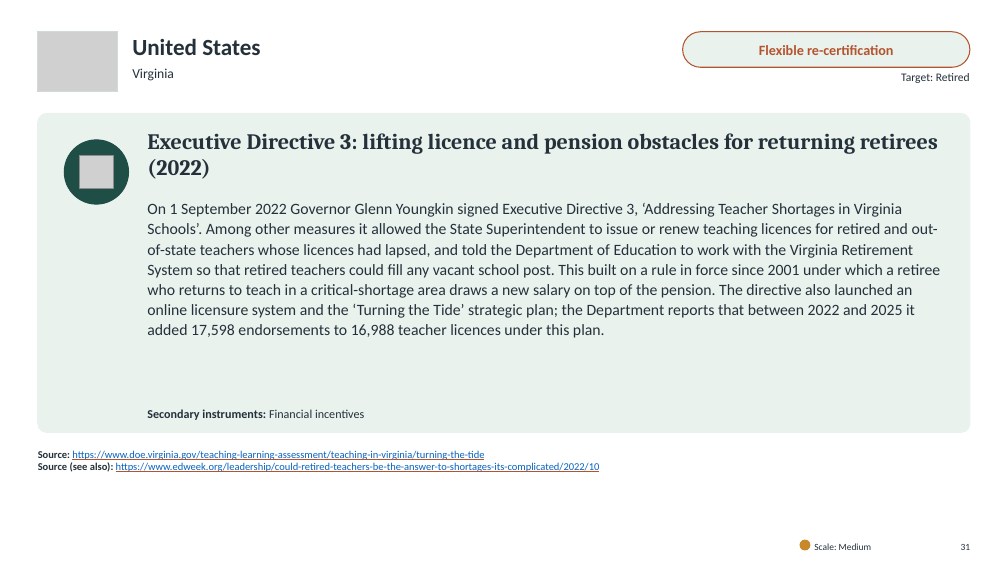
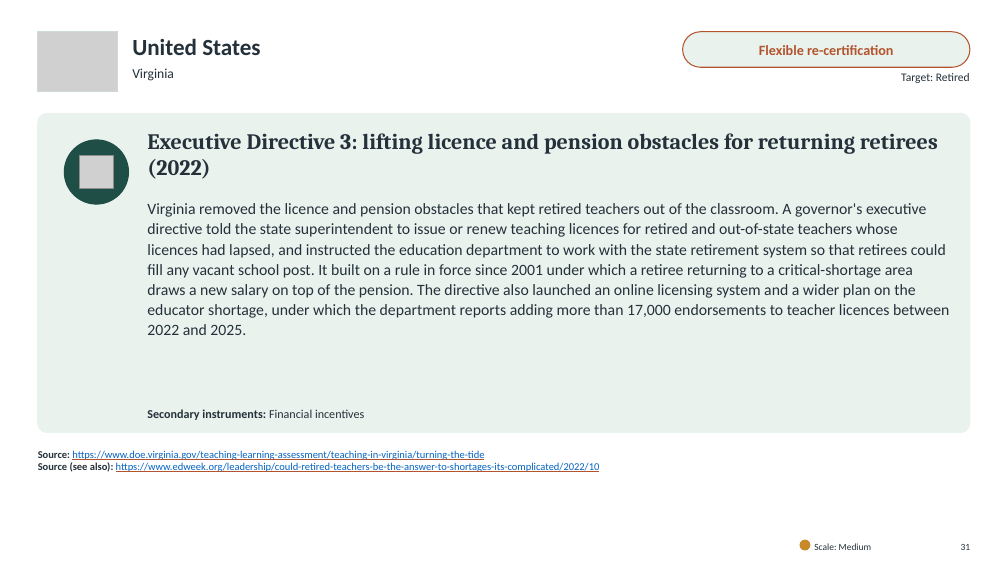
Before and after one commit to jedr1-ship-it/Alternative-Pathways----Quant, a slide deck: slide 31 of policies/Re-attracting_Former_Teachers.pptx. Drawn at 1008x567 pixels with LibreOffice and Linux fonts; fonts in the diff are those of the drawing; grey boxes stand for pictures. Boxes give left, top, right and bottom in pixels: in the first picture for what was removed or moved away, otherwise in the second. Text is boxed around its words. In the diff, an @@ line names an element or a change of style, - is before the commit and + after.

```diff
--- a/policies/Re-attracting_Former_Teachers.pptx
+++ b/policies/Re-attracting_Former_Teachers.pptx
@@ text at box(147, 203, 949, 335): text changed @@
-On 1 September 2022 Governor Glenn Youngkin signed Executive Directive 3, ‘Addressing Teacher Shortages in Virginia Schools’. Among other measures it allowed the State Superintendent to issue or renew teaching licences for retired and out-of-state teachers whose licences had lapsed, and told the Department of Education to work with the Virginia Retirement System so that retired teachers could fill any vacant school post. This built on a rule in force since 2001 under which a retiree who returns to teach in a critical-shortage area draws a new salary on top of the pension. The directive also launched an online licensure system and the ‘Turning the Tide’ strategic plan; the Department reports that between 2022 and 2025 it added 17,598 endorsements to 16,988 teacher licences under this plan.
+Virginia removed the licence and pension obstacles that kept retired teachers out of the classroom. A governor's executive directive told the state superintendent to issue or renew teaching licences for retired and out-of-state teachers whose licences had lapsed, and instructed the education department to work with the state retirement system so that retirees could fill any vacant school post. It built on a rule in force since 2001 under which a retiree returning to a critical-shortage area draws a new salary on top of the pension. The directive also launched an online licensing system and a wider plan on the educator shortage, under which the department reports adding more than 17,000 endorsements to teacher licences between 2022 and 2025.
```
Also in this commit, not shown: 29 other slides changed, 5 other files.
